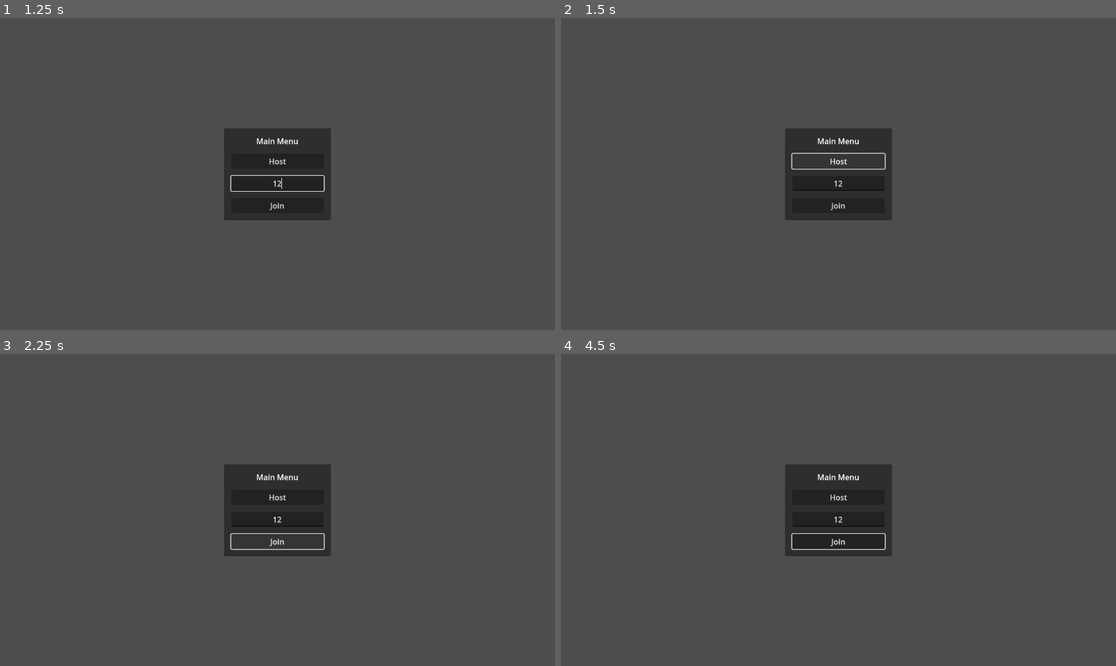
Above: before the commit, frames 1-4 (two rows, left to right).
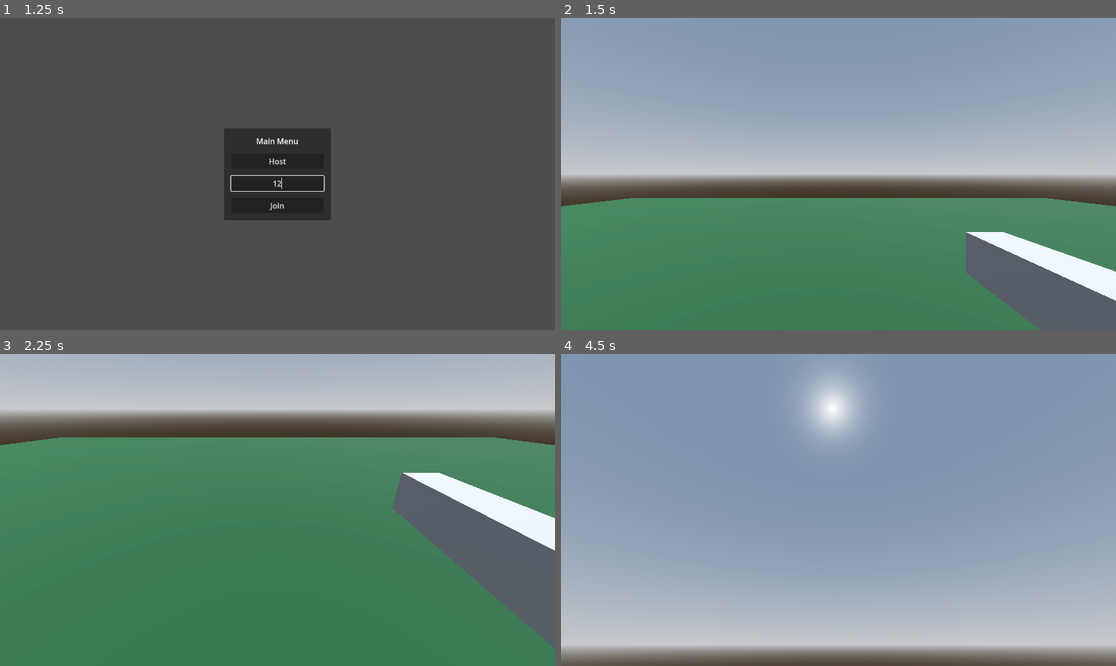
Above: after the commit, the same moments.

Repository: leonLSM/multiplayer-game
Game: Godot game, scene res://World/world.tscn
The game is run twice, just before and just after one commit, with the same random seed, the same clock (stepped at 60 frames per second) and the same inputs.
Inputs (mouse positions are in pixels of both pictures, inside the frame that each line leads up to):
- Up to frame 1 (1.25 s): click (277, 183) at 0.52 s; type "12" at 0.6 s
- Up to frame 2 (1.5 s): click "Host" at 1.25 s
- Up to frame 3 (2.25 s): click (277, 541) at 2 s, where only the run before the commit has a clickable "Join"
- Up to frame 4 (4.5 s): move the mouse to (960, 494) at 2.77 s; hold Right (ui_right) 2.78-3.53 s; click (960, 494) at 2.85 s; move the mouse to (727, 525) at 3.52 s; hold Down (ui_down) 3.53-4.28 s; click (727, 525) at 3.6 s; move the mouse to (894, 441) at 4.27 s; hold Right (ui_right) from 4.28 s (still down); click (894, 441) at 4.35 s

Frame 1 is identical in both runs. In frame 2, 97% of the frame differs, in the area x 0-100%, y 0-100%; in frame 3, 94%; in frame 4, 98%.
Error before the commit: Parse Error: Preload file "res://player.tscn" does not exist. (res://World/world.gd:6)
Error after the commit: Assertion failed: UPNP Discovered Failed Error 24 (res://World/world.gd:48)

Commit message:
Multiplayer damage

Diff:
--- /dev/null
+++ b/Entity/EnemyAI.gd
@@ -0,0 +1,28 @@
+extends CharacterBody3D
+
+
+const SPEED = 5.0
+const JUMP_VELOCITY = 4.5
+
+
+func _physics_process(delta: float) -> void:
+	# Add the gravity.
+	if not is_on_floor():
+		velocity += get_gravity() * delta
+
+	# Handle jump.
+	if Input.is_action_just_pressed("ui_accept") and is_on_floor():
+		velocity.y = JUMP_VELOCITY
+
+	# Get the input direction and handle the movement/deceleration.
+	# As good practice, you should replace UI actions with custom gameplay actions.
+	var input_dir := Input.get_vector("ui_left", "ui_right", "ui_up", "ui_down")
+	var direction := (transform.basis * Vector3(input_dir.x, 0, input_dir.y)).normalized()
+	if direction:
+		velocity.x = direction.x * SPEED
+		velocity.z = direction.z * SPEED
+	else:
+		velocity.x = move_toward(velocity.x, 0, SPEED)
+		velocity.z = move_toward(velocity.z, 0, SPEED)
+
+	move_and_slide()
--- /dev/null
+++ b/Entity/Monster.tscn
@@ -0,0 +1,20 @@
+[gd_scene load_steps=5 format=3 uid="uid://bx1r4fw2b1jfr"]
+
+[ext_resource type="Script" path="res://Entity/EnemyAI.gd" id="1_c1eer"]
+
+[sub_resource type="CapsuleShape3D" id="CapsuleShape3D_m5ell"]
+
+[sub_resource type="StandardMaterial3D" id="StandardMaterial3D_15vwg"]
+albedo_color = Color(0.890196, 0.286275, 0.168627, 1)
+
+[sub_resource type="CapsuleMesh" id="CapsuleMesh_vatrx"]
+material = SubResource("StandardMaterial3D_15vwg")
+
+[node name="Monster" type="CharacterBody3D"]
+script = ExtResource("1_c1eer")
+
+[node name="CollisionShape3D" type="CollisionShape3D" parent="."]
+shape = SubResource("CapsuleShape3D_m5ell")
+
+[node name="MeshInstance3D" type="MeshInstance3D" parent="."]
+mesh = SubResource("CapsuleMesh_vatrx")
--- a/Player/player.gd
+++ b/Player/player.gd
@@ -2,6 +2,7 @@
 
 @onready var cam = $Camera3D
 @onready var arm = $Arm
+@onready var raycast = $Camera3D/RayCast3D
 const gun = preload("res://gun.tscn")
 const SPEED = 5.0
 const JUMP_VELOCITY = 4.5
@@ -23,6 +24,11 @@
 		rotate_y(-event.relative.x * 0.005)
 		cam.rotate_x(-event.relative.y *0.005)
 		cam.rotation.x = clamp(cam.rotation.x, -PI/2, PI/2)
+
+	if Input.is_action_just_pressed('shoot'):
+		if raycast.is_colliding():
+			var hit_entity = raycast.get_collider()
+			hit_entity.receive_damage.rpc_id(hit_entity.get_multiplayer_authority())
 
 
 func _physics_process(delta: float) -> void:
@@ -52,3 +58,7 @@
 @rpc('call_local')
 func equip_weapon():
 	arm.add_child(gun.instantiate())
+
+@rpc("any_peer")
+func receive_damage():
+	position = Vector3.ZERO
--- a/Player/player.tscn
+++ b/Player/player.tscn
@@ -36,6 +36,10 @@
 [node name="Camera3D" type="Camera3D" parent="."]
 transform = Transform3D(1, 0, 0, 0, 1, 0, 0, 0, 1, 0, 0.73981, -0.0930674)
 
+[node name="RayCast3D" type="RayCast3D" parent="Camera3D"]
+target_position = Vector3(0, 0, -50)
+collision_mask = 2
+
 [node name="Arm" type="Node3D" parent="."]
 transform = Transform3D(1, 0, 0, 0, 1, 0, 0, 0, 1, 0.476588, 0.484699, -0.329635)
 
--- a/World/world.gd
+++ b/World/world.gd
@@ -3,7 +3,7 @@
 @onready var MainMenu = $CanvasLayer/MainMenu
 @onready var AddressEntry = $CanvasLayer/MainMenu/MarginContainer/VBoxContainer/AddressEntry
 
-const Player = preload("res://player.tscn")
+const Player = preload("res://Player/player.tscn")
 const PORT = 9999
 var enet_peer = ENetMultiplayerPeer.new()
 
--- a/World/world.tscn
+++ b/World/world.tscn
@@ -16,9 +16,13 @@
 glow_enabled = true
 
 [sub_resource type="BoxShape3D" id="BoxShape3D_lfnwf"]
-size = Vector3(10, 0.5, 10)
+size = Vector3(30, 0.5, 30)
+
+[sub_resource type="StandardMaterial3D" id="StandardMaterial3D_e4dyl"]
+albedo_color = Color(0.083677, 0.221029, 0.11905, 1)
 
 [sub_resource type="BoxMesh" id="BoxMesh_pfj6t"]
+material = SubResource("StandardMaterial3D_e4dyl")
 
 [node name="World" type="Node"]
 script = ExtResource("1_mil2v")
@@ -36,7 +40,7 @@
 shape = SubResource("BoxShape3D_lfnwf")
 
 [node name="MeshInstance3D" type="MeshInstance3D" parent="Map"]
-transform = Transform3D(10, 0, 0, 0, 0.5, 0, 0, 0, 10, 0, 0, 0)
+transform = Transform3D(29.925, 0, 0, 0, 0.49875, 0, 0, 0, 29.925, 0, 0, 0)
 mesh = SubResource("BoxMesh_pfj6t")
 
 [node name="CanvasLayer" type="CanvasLayer" parent="."]
@@ -83,6 +87,7 @@
 text = "Join"
 
 [node name="MultiplayerSpawner" type="MultiplayerSpawner" parent="."]
+_spawnable_scenes = PackedStringArray("res://Player/player.tscn")
 spawn_path = NodePath("..")
 
 [connection signal="pressed" from="CanvasLayer/MainMenu/MarginContainer/VBoxContainer/HostButton" to="." method="_on_host_button_pressed"]
--- a/project.godot
+++ b/project.godot
@@ -54,3 +54,8 @@
 "events": [Object(InputEventKey,"resource_local_to_scene":false,"resource_name":"","device":-1,"window_id":0,"alt_press …(195 unchanged characters)…
 ]
 }
+shoot={
+"deadzone": 0.5,
+"events": [Object(InputEventMouseButton,"resource_local_to_scene":false,"resource_name":"","device":-1,"window_id":0,"alt_pressed":false,"shift_pressed":false,"ctrl_pressed":false,"meta_pressed":false,"button_mask":0,"position":Vector2(0, 0),"global_position":Vector2(0, 0),"factor":1.0,"button_index":1,"canceled":false,"pressed":false,"double_click":false,"script":null)
+]
+}
Not shown: 1 places in World/world.tscn that only renumber resources
